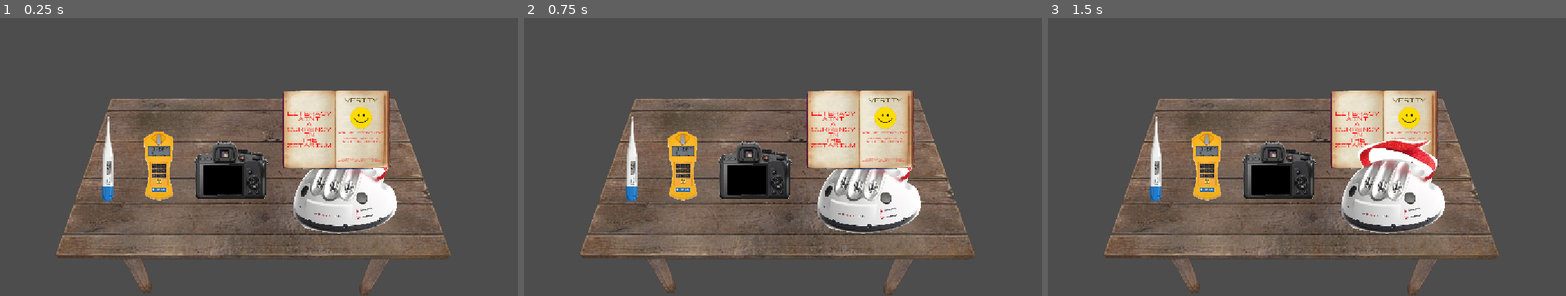
Above: before the commit, frames 1-3 (left to right).
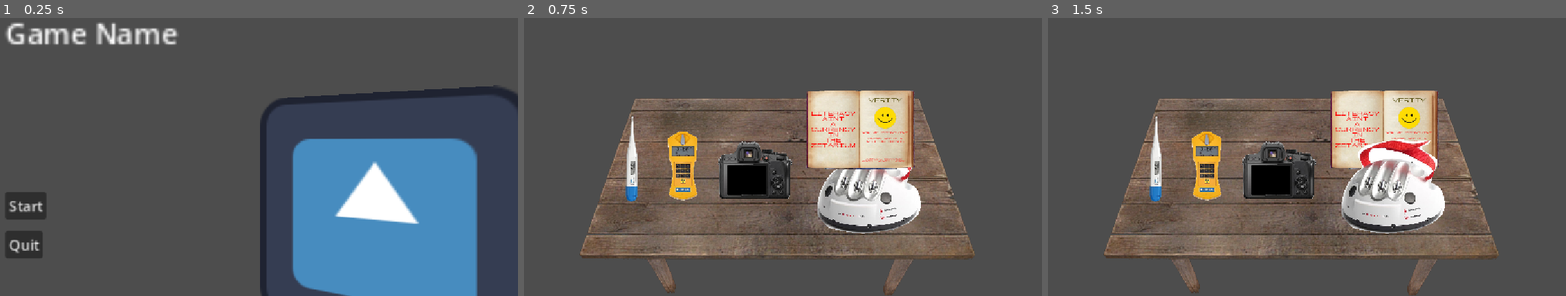
Above: after the commit, the same moments.

Repository: Birdyness/Hands-On-Z-P-
Game: Godot game, scene res://Scenes/titlescreen.tscn
The game is run twice, just before and just after one commit, with the same random seed, the same clock (stepped at 60 frames per second) and the same inputs. Before the commit the project starts from res://Scenes/workspace.tscn. The engine's default icon, where the game draws it, is replaced by a stand-in: a white triangle on a blue panel in a dark square.
Inputs (mouse positions are in pixels of both pictures, inside the frame that each line leads up to):
- Up to frame 1 (0.25 s): no input
- Up to frame 2 (0.75 s): click (549, 207) at 0.5 s, where only the run after the commit has a clickable "Start"
- Up to frame 3 (1.5 s): click (1395, 187) at 1.27 s

The runs differ from the first frame. In frame 1, 47% of the frame differs, in the area x 0-100%, y 1-100%; in frame 2, nothing differs; in frame 3, nothing differs.

Commit message:
chore: changed the main scene

Diff:
--- a/project.godot
+++ b/project.godot
@@ -11,7 +11,7 @@
 [application]
 
 config/name="Thats not my entity!"
-run/main_scene="uid://cuysvj2fkvigo"
+run/main_scene="uid://ddskscuikbuvn"
 config/features=PackedStringArray("4.7", "Forward Plus")
 config/icon="res://icon.svg"
 
